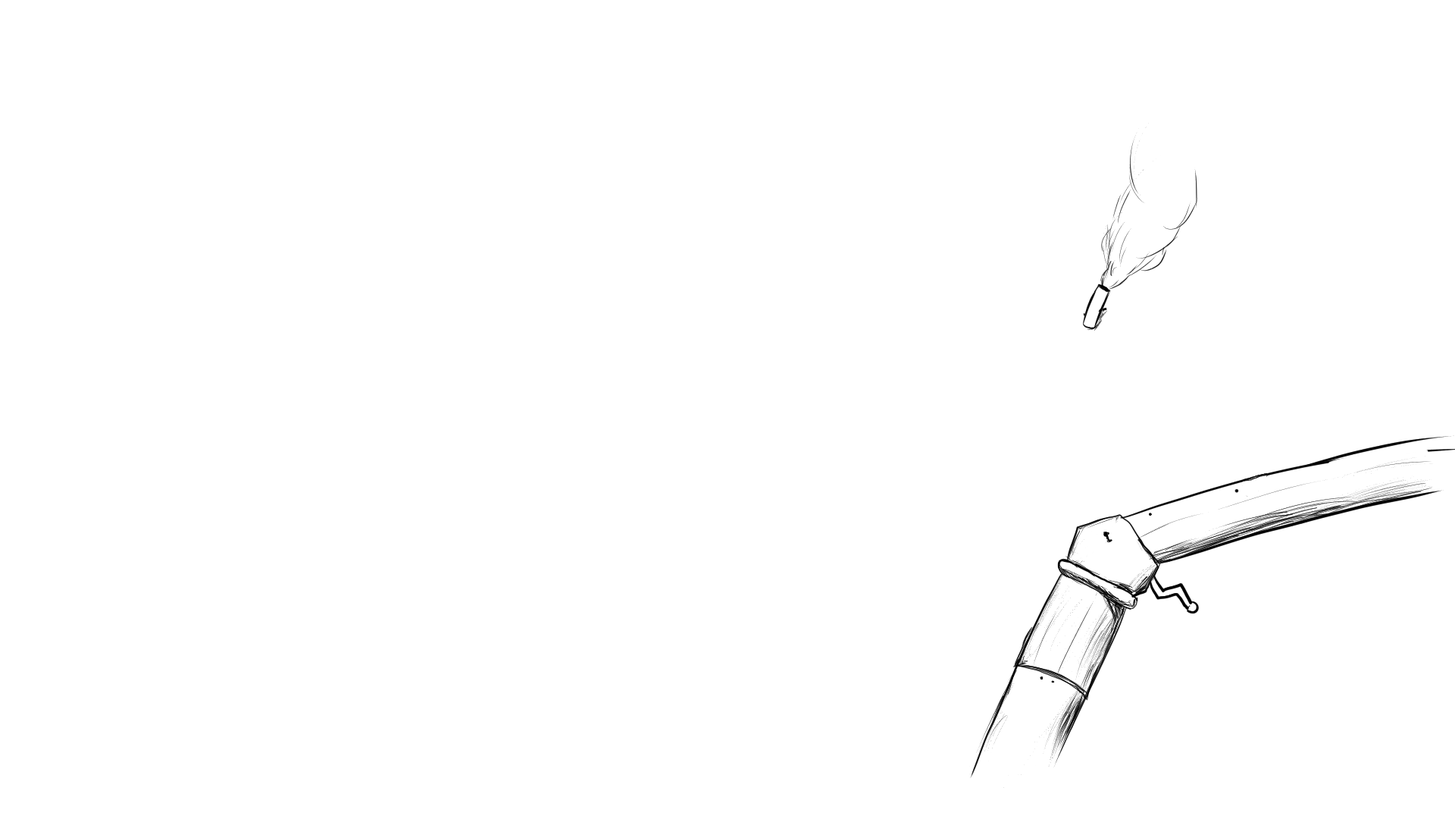
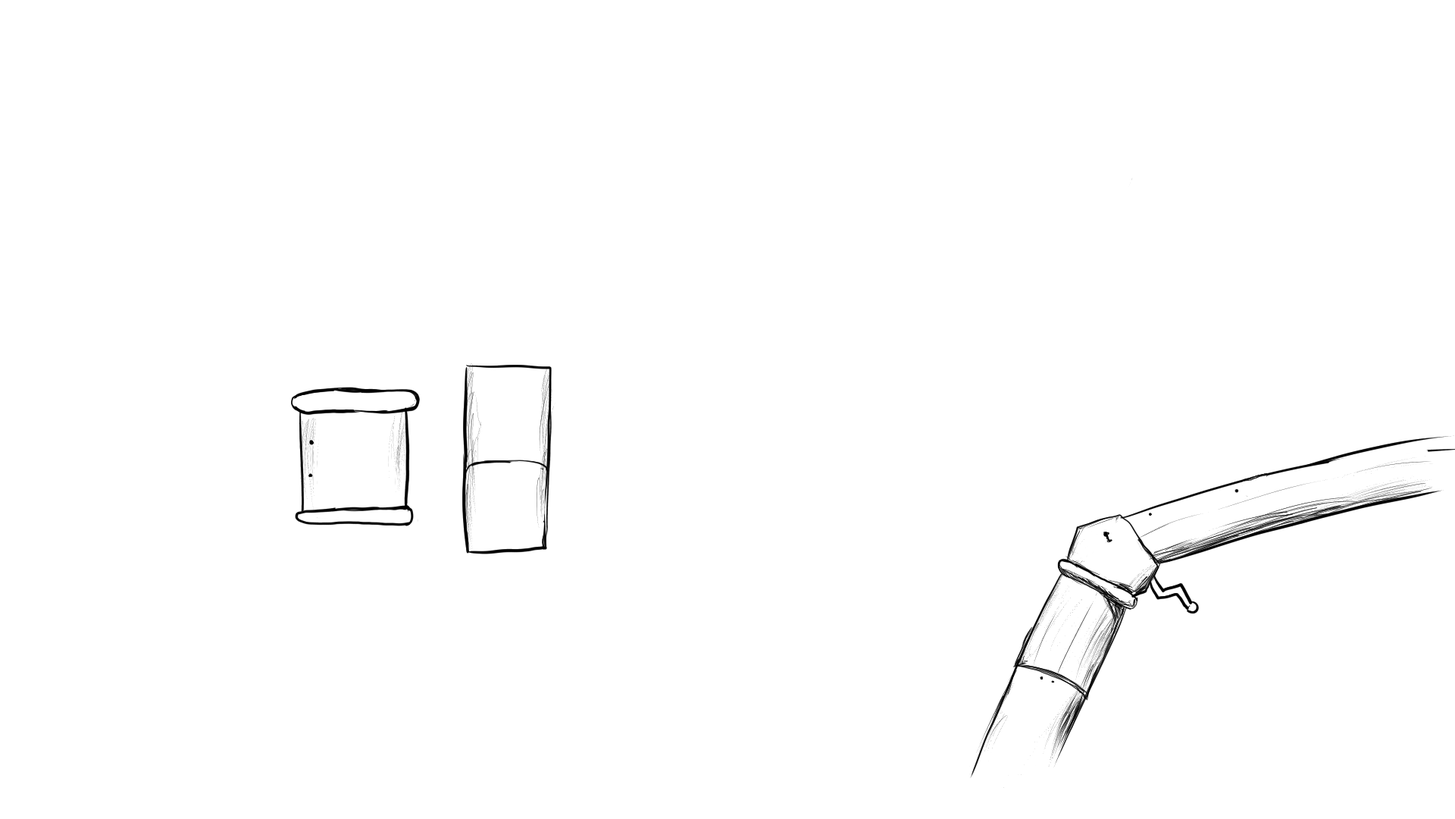
Layered file, before and after one edit (1455×819). Changes by layer:
painted on "Paint Layer 3" over (291, 122, 1199, 555)
painted on "Paint Layer 5" over (291, 122, 1199, 554)
